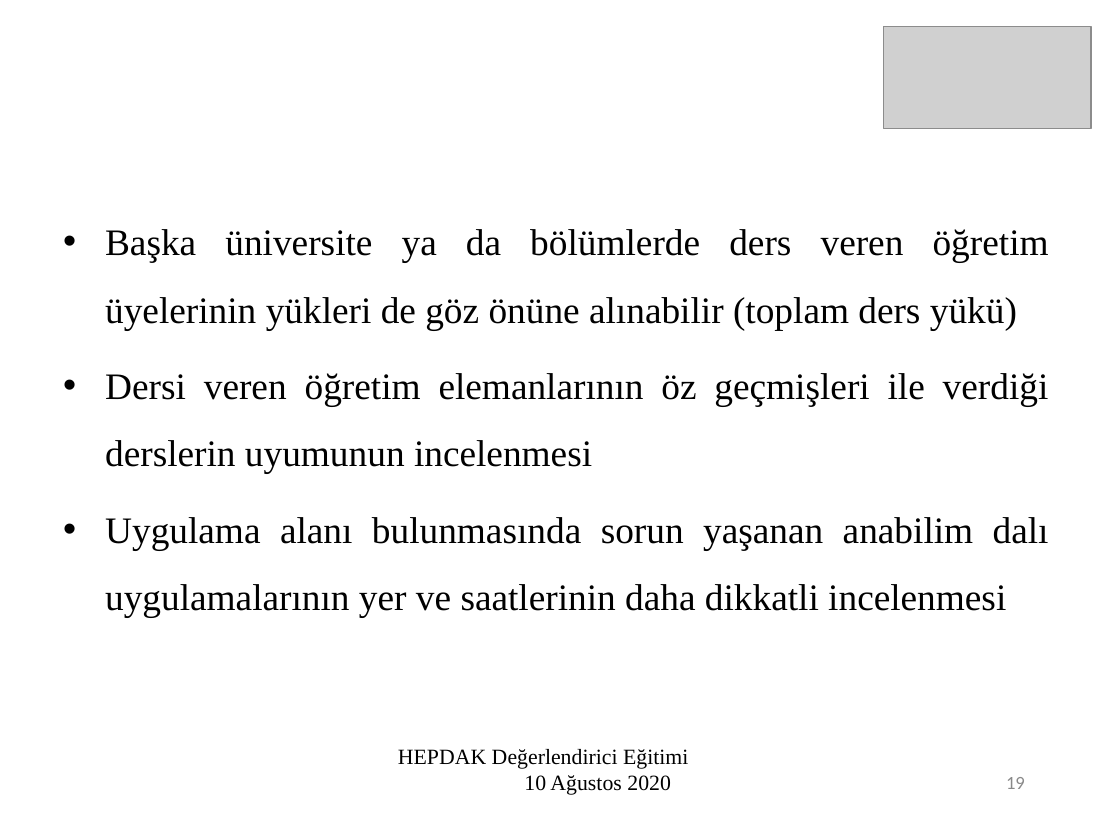
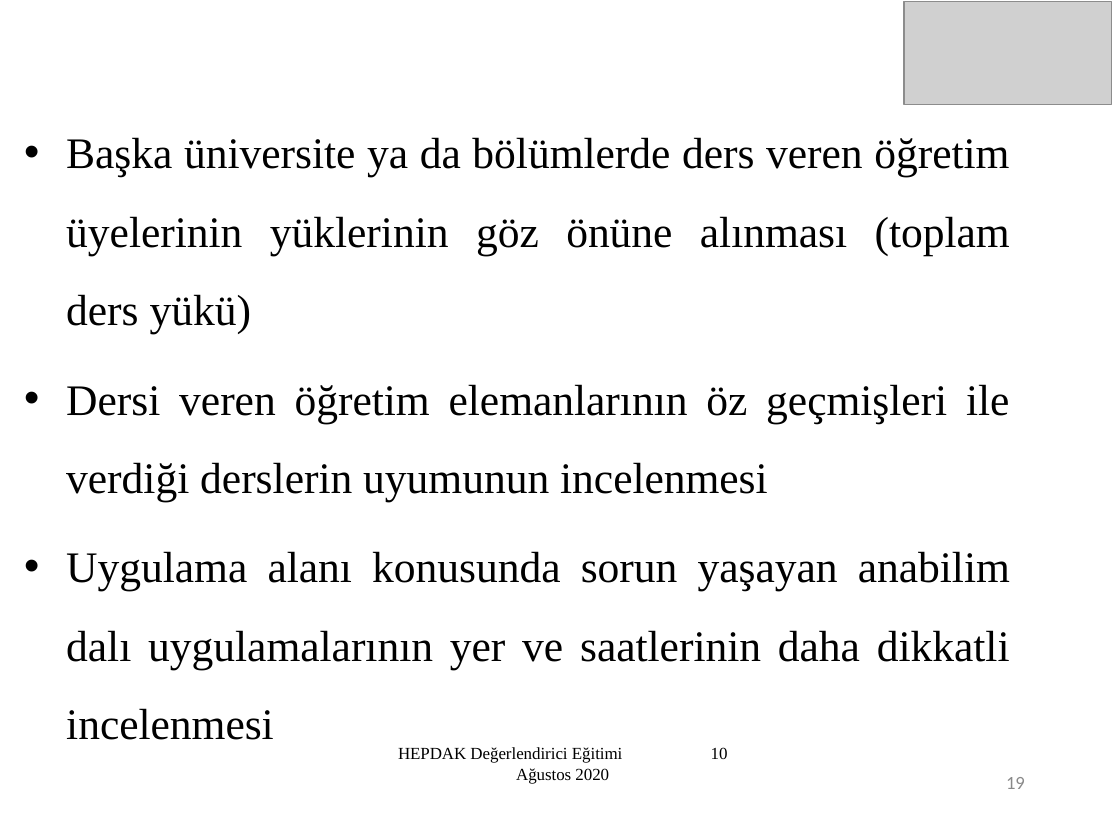
Before and after one commit to sametgolgeci/Hepdak-nextjs, a slide deck: slide 19 of public/doc/degerlendirici_egitim_5/5.ziyaret_oncesi_planlama.ppt. Drawn at 1120x840 pixels with LibreOffice and Linux fonts; fonts in the diff are those of the drawing; grey boxes stand for pictures. Boxes give left, top, right and bottom in pixels: in the first picture for what was removed or moved away, otherwise in the second. Text is boxed around its words. In the diff, an @@ line names an element or a change of style, - is before the commit and + after.

```diff
--- a/public/doc/degerlendirici_egitim_5/5.ziyaret_oncesi_planlama.ppt
+++ b/public/doc/degerlendirici_egitim_5/5.ziyaret_oncesi_planlama.ppt
@@ picture: place and size @@
-picture at bbox=[884, 26, 1091, 128]
+picture at bbox=[904, 2, 1111, 104]
@@ text "Başka üniversite ya da bölümlerde ...": place and size @@
-text "Başka üniversite ya da bölümlerde ..." at bbox=[105, 229, 1049, 617]
+text "Başka üniversite ya da bölümlerde ..." at bbox=[66, 137, 1010, 740]
@@ text at bbox=[66, 137, 1010, 334]: text changed; size 24 to 28 pt @@
-• Başka üniversite ya da bölümlerde ders veren öğretim üyelerinin yükleri de göz önüne alınabilir (toplam ders yükü)
+• Başka üniversite ya da bölümlerde ders veren öğretim üyelerinin yüklerinin göz önüne alınması (toplam ders yükü)
@@ text at bbox=[66, 384, 1009, 502]: size 24 to 28 pt in "Dersi veren öğretim elemanlarının öz geçmişleri ile ..."; more space between paragraphs @@
@@ text at bbox=[66, 551, 1010, 740]: text changed; size 24 to 28 pt @@
-• Uygulama alanı bulunmasında sorun yaşanan anabilim dalı uygulamalarının yer ve saatlerinin daha dikkatli incelenmesi
+• Uygulama alanı konusunda sorun yaşayan anabilim dalı uygulamalarının yer ve saatlerinin daha dikkatli incelenmesi
@@ text "HEPDAK Değerlendirici Eğitimi 10 Ağustos ..." at bbox=[398, 747, 623, 784]: size 14 to 10.8 pt @@
```
Also in this commit, not shown: 36 other slides changed, 1 slide removed, 1 other file.
